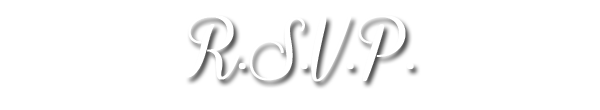
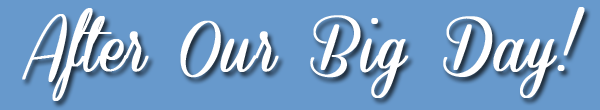
Layer changes from the first 600 × 110 image to the second:
added layer "After Our Big Day!" above "Our Big Day! copy" over [22, 7, 585, 101]
hid "R.S.V.P." over [186, 15, 414, 82]
showed "Layer 0" over [0, 0, 600, 110]
